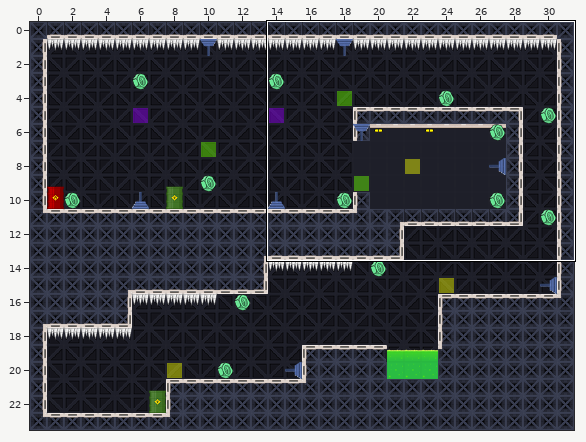
One commit to this Tiled map: src/map/Level_4.tmx. Above: a wide view before the commit, with the close-up outlined.
Close-up. Old version:
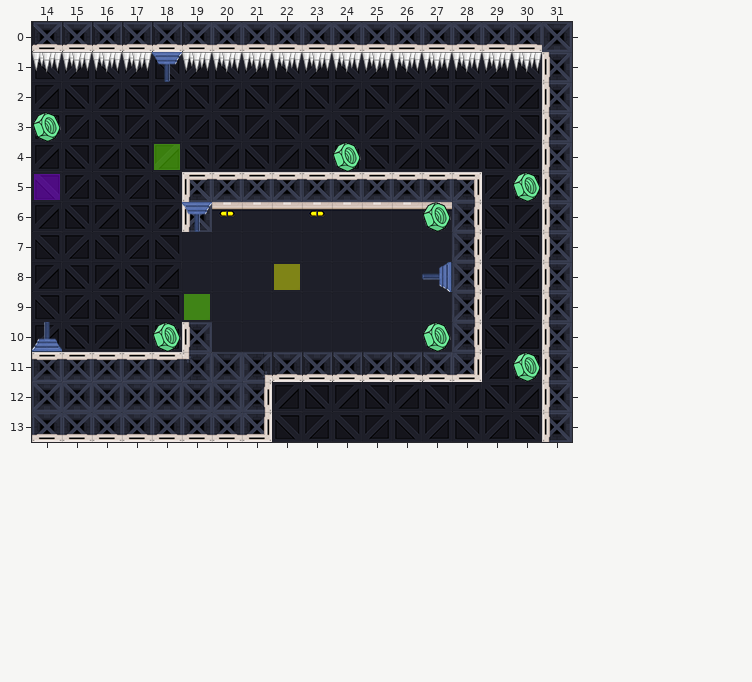
Cells are 30x30 px. Shown: x 14..31, y 0..13. The commit also changed other parts of the map, which this record leaves out.
Now the later version:
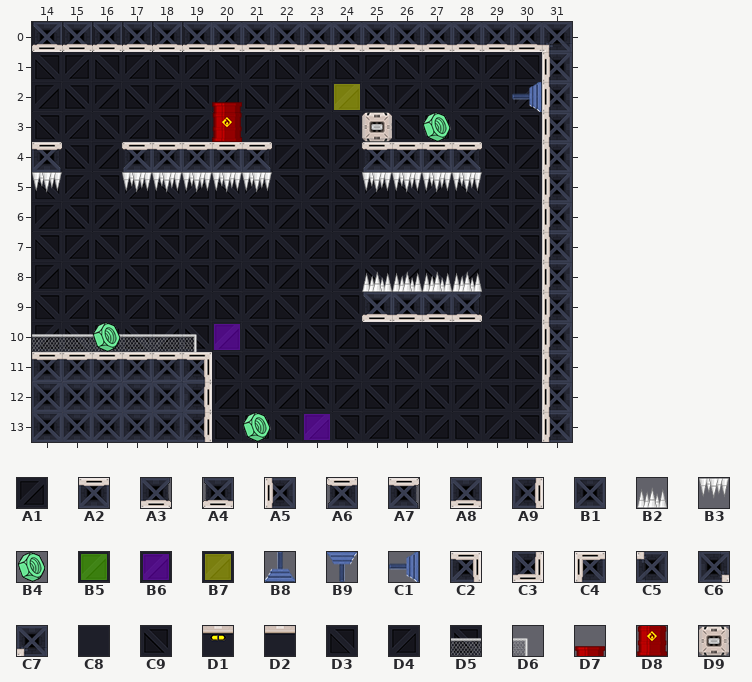
Key: from "Tileset_map": A1 0, A2 1, A3 2, A4 3, A5 4, A6 5, A7 6, A8 7, A9 8, B1 9, B2 10, B3 11, B4 14, B5 21, B6 22, B7 23, B8 25, B9 27, C1 28, C2 35, C3 36, C4 37, C5 45, C6 47, C7 48, C8 49, C9 51, D1 52, D2 53, D3 55, D4 56, D5 58, D6 59, D7 69, D8 74, D9 75.
__ is an empty cell, ## one hidden under a higher layer.
See-through tiles are keyed as they look on the map.
Changes in this commit:
{"where": "layer \"Background\""}
{"y":6,"x":20,"old":"D1 D2 D2 D1 D2 D2 D2 D1","new":"A1 C9 A1 C9 A1 C9 A1 C9"}
{"y":7,"x":19,"old":"C8 C8 C8 C8 C8 C8 C8 C8 C8","new":"D4 D3 D4 D3 D4 D3 D4 D3 D4"}
{"y":8,"x":19,"old":"C8 C8 C8 C8 C8 C8 C8 C8 C8","new":"C9 A1 C9 A1 C9 A1 C9 A1 C9"}
{"y":9,"x":19,"old":"C8 C8 C8 C8 C8 C8 C8 C8 C8","new":"D4 D3 D4 D3 D4 D3 D4 ## ##"}
{"y":10,"x":20,"old":"C8 C8 C8 C8 C8 C8 C8 C8","new":"A1 C9 A1 C9 A1 C9 A1 C9"}
{"y":12,"x":19,"old":"B1 B1","new":"## A1"}
{"y":13,"x":14,"old":"## ## ## ## ##","new":"B1 B1 B1 B1 B1"}
{"where": "layer \"Walls\""}
{"y":0,"x":31,"old":"B1","new":"C7"}
{"y":3,"x":20,"old":"__","new":"D8"}
{"y":3,"x":25,"old":"__","new":"D9"}
{"y":4,"x":14,"old":"__","new":"A7"}
{"y":4,"x":17,"old":"__ __ __ __ __","new":"A6 A2 A2 A2 A7"}
{"y":4,"x":25,"old":"__ __ __ __","new":"A6 A2 A2 A7"}
{"y":5,"x":19,"old":"C4 A2 A2 A2 A2 A2 A2 A2 A2 C2","new":"__ __ __ __ __ __ __ __ __ __"}
{"y":6,"x":19,"old":"A5","new":"__"}
{"y":6,"x":28,"old":"A9","new":"__"}
{"y":7,"x":28,"old":"A9","new":"__"}
{"y":8,"x":28,"old":"A9","new":"__"}
{"y":9,"x":25,"old":"__ __ __ A9","new":"A4 A8 A8 A3"}
{"y":10,"x":19,"old":"A5","new":"__"}
{"y":10,"x":28,"old":"A9","new":"__"}
{"y":11,"x":19,"old":"C5 B1 C6 A4 A4 A4 A4 A4 A4 C3","new":"C2 __ __ __ __ __ __ __ __ __"}
{"y":12,"x":19,"old":"__","new":"A9"}
{"y":12,"x":21,"old":"A9","new":"__"}
{"y":13,"x":14,"old":"A8 A8 A8 A8 A8 A8 A8 C3","new":"__ __ __ __ __ A9 __ __"}
{"where": "layer \"StaticEnemies\""}
{"y":1,"x":14,"old":"B3 B3 B3 B3","new":"__ __ __ __"}
{"y":1,"x":19,"old":"B3 B3 B3 B3 B3 B3 B3 B3 B3 B3 B3 B3","new":"__ __ __ __ __ __ __ __ __ __ __ __"}
{"y":2,"x":20,"old":"__","new":"D7"}
{"y":3,"x":20,"old":"__","new":"D8"}
{"y":5,"x":14,"old":"__","new":"B3"}
{"y":5,"x":17,"old":"__ __ __ __ __","new":"B3 B3 B3 B3 B3"}
{"y":5,"x":25,"old":"__ __ __ __","new":"B3 B3 B3 B3"}
{"y":8,"x":25,"old":"__ __ __ __","new":"B2 B2 B2 B2"}
{"y":10,"x":14,"old":"__ __ __ __ __ __","new":"D5 D5 D5 D5 D5 D6"}
{"where": "layer \"Rewards\""}
{"y":3,"x":14,"old":"B4","new":"__"}
{"y":3,"x":27,"old":"__","new":"B4"}
{"y":4,"x":24,"old":"B4","new":"__"}
{"y":5,"x":30,"old":"B4","new":"__"}
{"y":6,"x":27,"old":"B4","new":"__"}
{"y":10,"x":16,"old":"__","new":"B4"}
{"y":10,"x":18,"old":"B4","new":"__"}
{"y":10,"x":27,"old":"B4","new":"__"}
{"y":11,"x":30,"old":"B4","new":"__"}
{"y":13,"x":21,"old":"__","new":"B4"}
{"where": "layer \"Laser\""}
{"y":1,"x":18,"old":"B9","new":"__"}
{"y":2,"x":30,"old":"__","new":"C1"}
{"y":6,"x":19,"old":"B9","new":"__"}
{"y":8,"x":27,"old":"C1","new":"__"}
{"y":10,"x":14,"old":"B8","new":"__"}
{"where": "layer \"LaserMax\""}
{"y":2,"x":24,"old":"__","new":"B7"}
{"y":4,"x":18,"old":"B5","new":"__"}
{"y":5,"x":14,"old":"B6","new":"__"}
{"y":8,"x":22,"old":"B7","new":"__"}
{"y":9,"x":19,"old":"B5","new":"__"}
{"y":10,"x":20,"old":"__","new":"B6"}
{"y":13,"x":23,"old":"__","new":"B6"}
